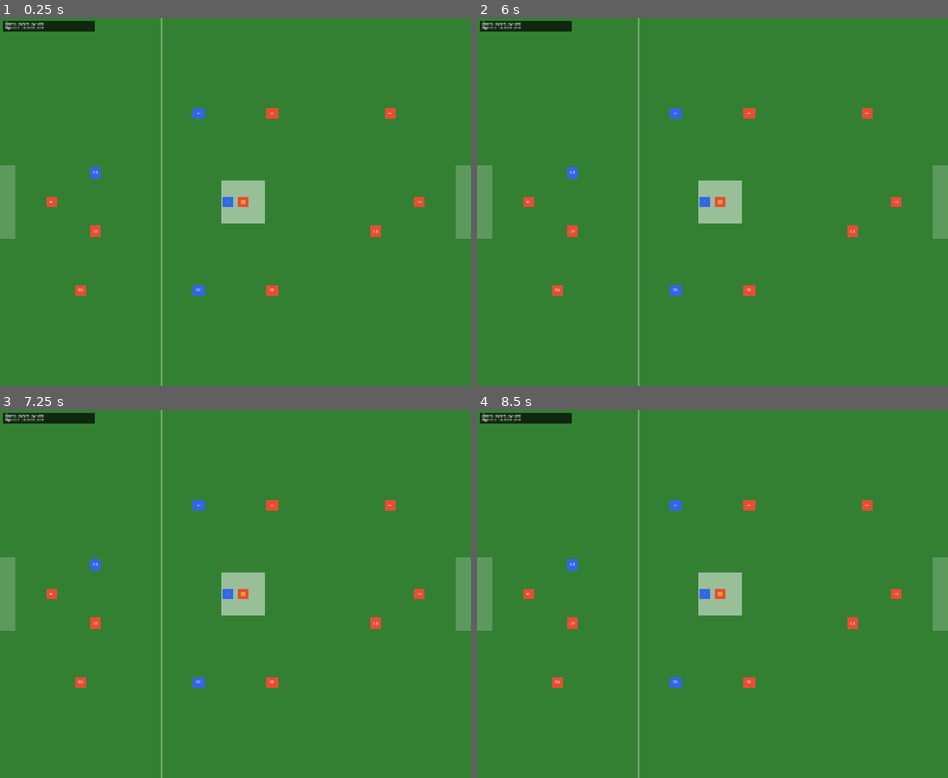
Above: before the commit, frames 1-4 (two rows, left to right).
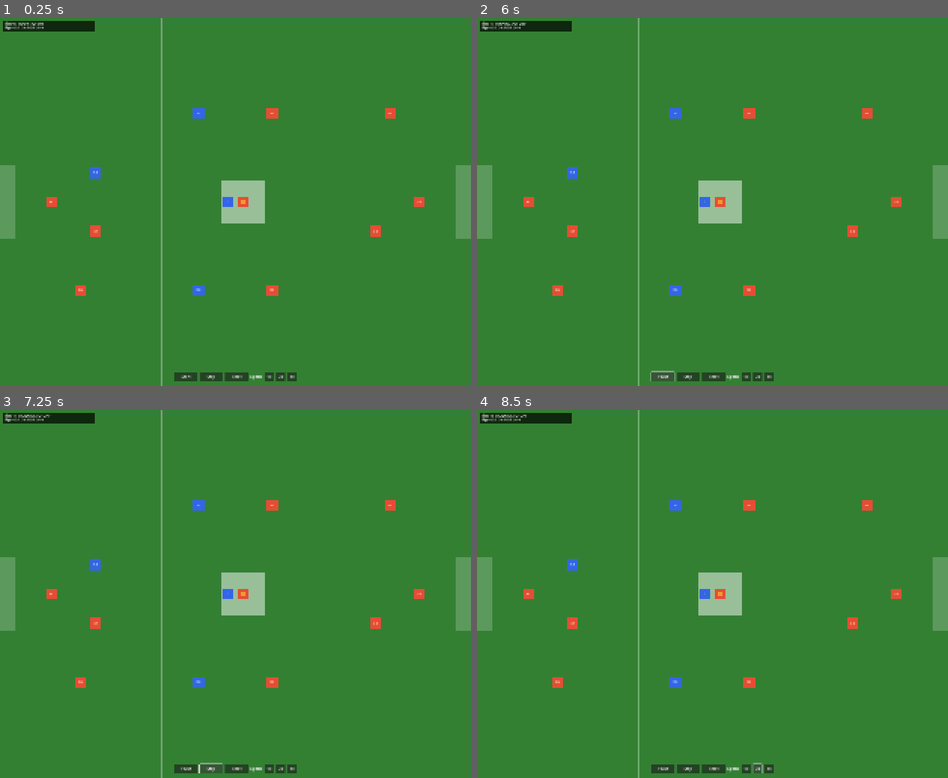
Above: after the commit, the same moments.

Repository: Simdog13/afl-nines
Game: Godot game, scene res://scenes/main.tscn
Two runs of this game, one before a commit and one after it. Both use one fixed random seed, a clock stepped at 60 frames per second and the inputs below.
Inputs (mouse positions are in pixels of both pictures, inside the frame that each line leads up to):
- Up to frame 1 (0.25 s): no input
- Up to frame 2 (6 s): click (688, 378) at 0.5 s, where only the run after the commit has a clickable "Step"; click (660, 378) at 1.25 s, where only the run after the commit has a clickable "Resume"; click (660, 378) at 2 s, where only the run after the commit has a clickable "Pause"; click (712, 378) at 2.75 s, where only the run after the commit has a clickable "Reset"; click (745, 378) at 3.5 s, where only the run after the commit has a clickable "1x"; click (759, 378) at 4.25 s, where only the run after the commit has a clickable "2x"; click (769, 378) at 5 s, where only the run after the commit has a clickable "4x"; click (660, 378) at 5.75 s, where only the run after the commit has a clickable "Start"
- Up to frame 3 (7.25 s): click (211, 770) at 6.5 s, where only the run after the commit has a clickable "Step"
- Up to frame 4 (8.5 s): click (745, 770) at 7.25 s, where only the run after the commit has a clickable "1x"; click (759, 770) at 8 s, where only the run after the commit has a clickable "2x"

The runs differ from the first frame. In frame 1, 0.5% of the frame differs, in the area x 37-63%, y 96-99%; in frame 2, 0.6%, in the area x 2-63%, y 1-99%; in frame 3, 0.6%; in frame 4, 0.6%.

Commit message:
Fix game restart after goal and add UI control buttons
- Fix ball state continuity issue where play wouldn't resume after goals
- Ball now transitions from WITH_UMPIRE to LOOSE_GROUND when stoppage ends
- Add UI control panel with Start/Pause, Step, Reset, and Speed buttons
- Start/Pause button dynamically updates text based on simulation state
- Buttons positioned at bottom center of screen for easy access

Diff:
--- a/autoloads/MatchDirector.gd
+++ b/autoloads/MatchDirector.gd
@@ -255,6 +255,12 @@
 		# Resume normal play
 		is_clock_running = true
 
+		# Restart play with ball-up at center
+		if GameManager.ball:
+			var center = Vector2i(Constants.FIELD_CENTER_X, Constants.FIELD_CENTER_Y)
+			GameManager.ball.make_loose_ground(center)
+			Debug.log_debug("MatchDirector", "Ball-up at center to resume play")
+
 
 # ===========================================
 # EVENT HANDLERS
--- a/scenes/main.gd
+++ b/scenes/main.gd
@@ -9,6 +9,14 @@
 # Visual nodes
 var unit_visuals: Dictionary = {}
 var ball_visual: ColorRect
+
+# UI nodes
+var start_pause_button: Button
+var step_button: Button
+var reset_button: Button
+var speed_1_button: Button
+var speed_2_button: Button
+var speed_4_button: Button
 
 # Colors
 const COLOR_FIELD = Color(0.2, 0.5, 0.2)
@@ -35,15 +43,18 @@
 	_draw_field()
 	_create_unit_visuals()
 	_create_ball_visual()
+	_setup_ui_buttons()
 
 	GameManager.ready_simulation()
 	_update_all_visuals()
 
 	EventBus.tick_completed.connect(_on_tick_completed)
 	EventBus.simulation_reset.connect(_on_simulation_reset)
+	EventBus.simulation_state_changed.connect(_on_simulation_state_changed)
 
 	Debug.log_section("CONTROLS")
 	Debug.log_info("Main", "SPACE = Step | P = Play/Pause | R = Reset | 1/2/3 = Speed")
+	Debug.log_info("Main", "Or use the UI buttons at the bottom of the screen")
 
 
 func _create_game_entities() -> void:
@@ -154,6 +165,27 @@
 	ball_visual.color = COLOR_BALL
 	ball_visual.z_index = 2
 	add_child(ball_visual)
+
+
+func _setup_ui_buttons() -> void:
+	# Get button references
+	start_pause_button = $UI/Controls/StartPauseButton
+	step_button = $UI/Controls/StepButton
+	reset_button = $UI/Controls/ResetButton
+	speed_1_button = $UI/Controls/Speed1Button
+	speed_2_button = $UI/Controls/Speed2Button
+	speed_4_button = $UI/Controls/Speed4Button
+
+	# Connect button signals
+	start_pause_button.pressed.connect(_on_start_pause_pressed)
+	step_button.pressed.connect(_on_step_pressed)
+	reset_button.pressed.connect(_on_reset_pressed)
+	speed_1_button.pressed.connect(func(): GameManager.set_speed(1.0))
+	speed_2_button.pressed.connect(func(): GameManager.set_speed(2.0))
+	speed_4_button.pressed.connect(func(): GameManager.set_speed(4.0))
+
+	# Set initial button state
+	_update_button_states()
 
 
 func _update_all_visuals() -> void:
@@ -225,6 +257,53 @@
 	_update_all_visuals()
 
 
+func _on_start_pause_pressed() -> void:
+	match GameManager.state:
+		Enums.SimState.STOPPED:
+			GameManager.ready_simulation()
+			GameManager.start_simulation()
+			if MatchDirector.match_state == Enums.MatchState.PRE_MATCH:
+				MatchDirector.start_match()
+		Enums.SimState.READY:
+			GameManager.start_simulation()
+			if MatchDirector.match_state == Enums.MatchState.PRE_MATCH:
+				MatchDirector.start_match()
+		Enums.SimState.RUNNING:
+			GameManager.pause_simulation()
+		Enums.SimState.PAUSED:
+			GameManager.start_simulation()
+
+
+func _on_step_pressed() -> void:
+	if GameManager.state == Enums.SimState.STOPPED:
+		GameManager.ready_simulation()
+	GameManager.step_simulation()
+
+
+func _on_reset_pressed() -> void:
+	GameManager.reset_simulation()
+	MatchDirector.reset()
+	GameManager.ready_simulation()
+	_update_all_visuals()
+
+
+func _on_simulation_state_changed(_new_state: Enums.SimState, _old_state: Enums.SimState) -> void:
+	_update_button_states()
+
+
+func _update_button_states() -> void:
+	# Update Start/Pause button text based on current state
+	match GameManager.state:
+		Enums.SimState.STOPPED:
+			start_pause_button.text = "Start"
+		Enums.SimState.READY:
+			start_pause_button.text = "Start"
+		Enums.SimState.RUNNING:
+			start_pause_button.text = "Pause"
+		Enums.SimState.PAUSED:
+			start_pause_button.text = "Resume"
+
+
 func _process(_delta: float) -> void:
 	queue_redraw()
 
--- a/scenes/main.tscn
+++ b/scenes/main.tscn
@@ -4,3 +4,55 @@
 
 [node name="Main" type="Node2D"]
 script = ExtResource("1_o5qli")
+
+[node name="UI" type="CanvasLayer" parent="."]
+
+[node name="Controls" type="HBoxContainer" parent="UI"]
+anchors_preset = 7
+anchor_left = 0.5
+anchor_top = 1.0
+anchor_right = 0.5
+anchor_bottom = 1.0
+offset_left = -240.0
+offset_top = -60.0
+offset_right = 240.0
+offset_bottom = -20.0
+grow_horizontal = 2
+grow_vertical = 0
+theme_override_constants/separation = 10
+alignment = 1
+
+[node name="StartPauseButton" type="Button" parent="UI/Controls"]
+custom_minimum_size = Vector2(100, 0)
+layout_mode = 2
+text = "Start"
+
+[node name="StepButton" type="Button" parent="UI/Controls"]
+custom_minimum_size = Vector2(100, 0)
+layout_mode = 2
+text = "Step"
+
+[node name="ResetButton" type="Button" parent="UI/Controls"]
+custom_minimum_size = Vector2(100, 0)
+layout_mode = 2
+text = "Reset"
+
+[node name="SpeedLabel" type="Label" parent="UI/Controls"]
+layout_mode = 2
+text = "Speed:"
+vertical_alignment = 1
+
+[node name="Speed1Button" type="Button" parent="UI/Controls"]
+custom_minimum_size = Vector2(40, 0)
+layout_mode = 2
+text = "1x"
+
+[node name="Speed2Button" type="Button" parent="UI/Controls"]
+custom_minimum_size = Vector2(40, 0)
+layout_mode = 2
+text = "2x"
+
+[node name="Speed4Button" type="Button" parent="UI/Controls"]
+custom_minimum_size = Vector2(40, 0)
+layout_mode = 2
+text = "4x"
